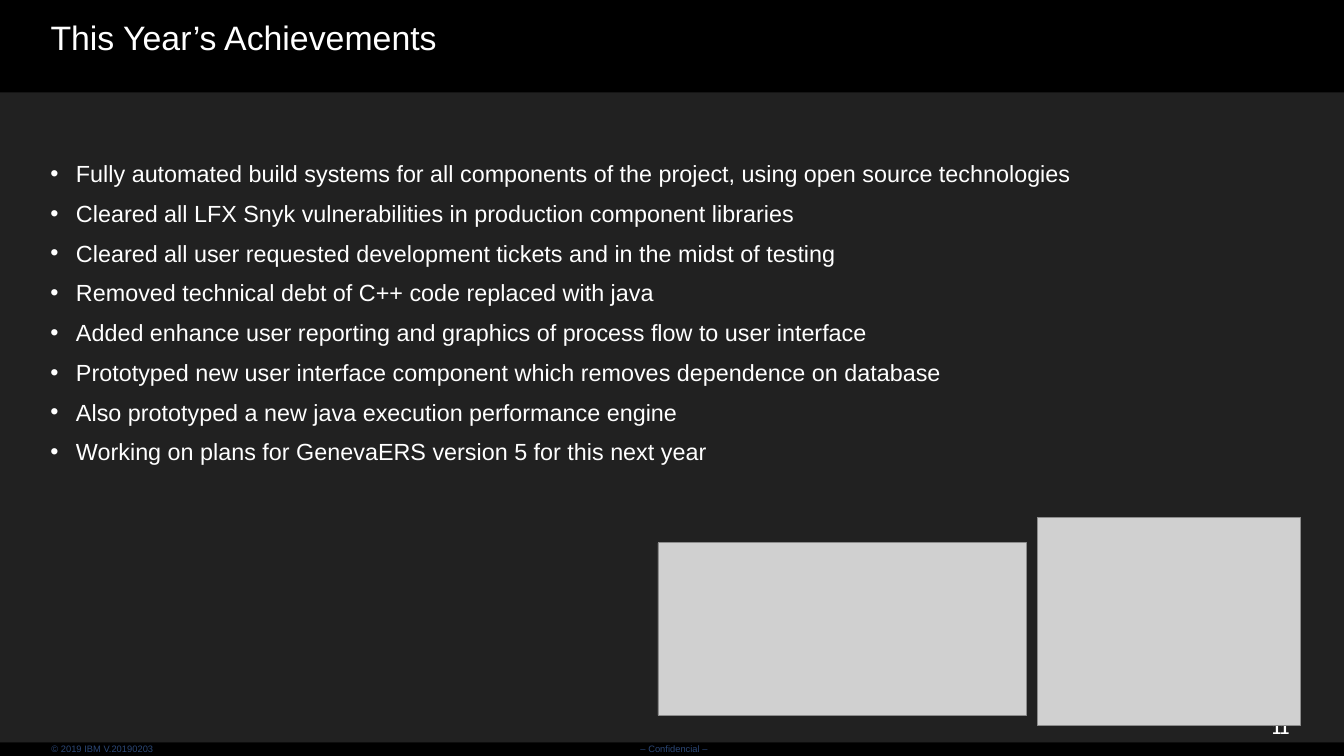
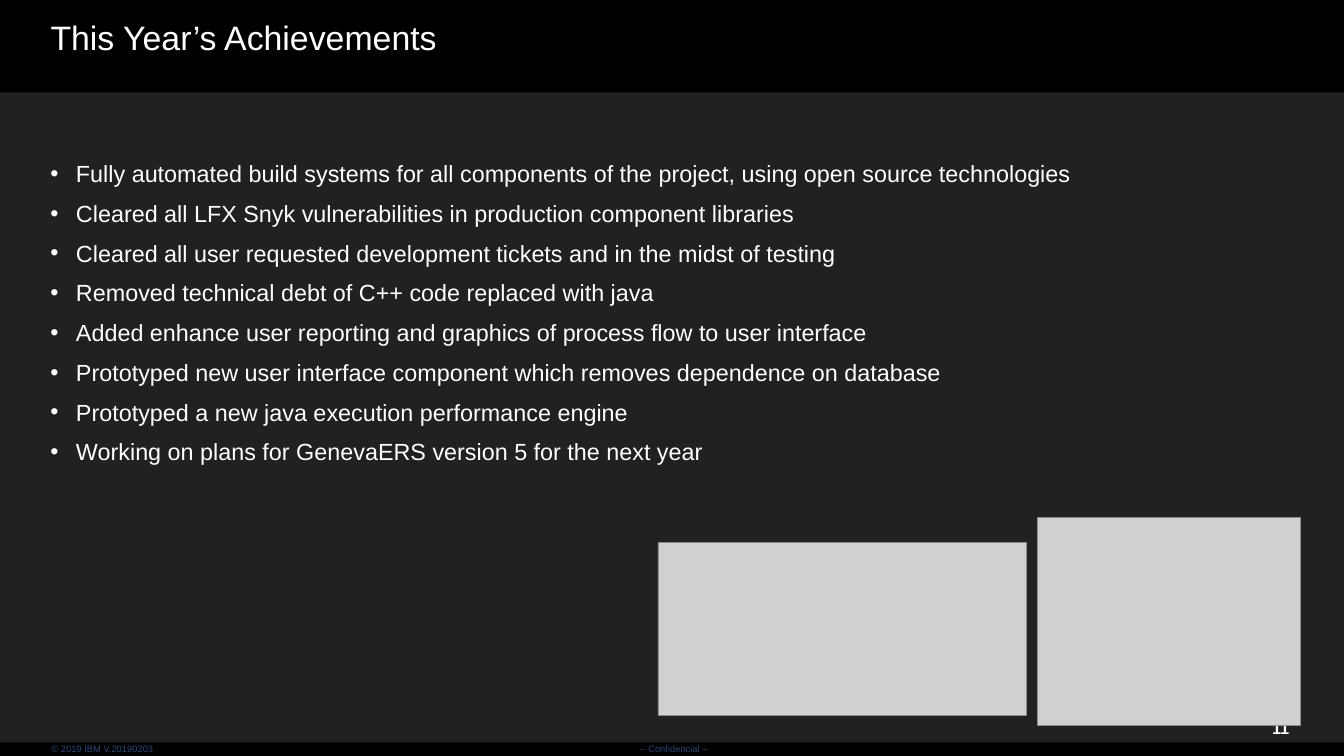
Before and after one commit to genevaers/Community, a slide deck: slide 5 of Annual-Reviews/Java GenevaERS October 2025.pptx. Drawn at 1344x756 pixels with LibreOffice and Linux fonts; fonts in the diff are those of the drawing; grey boxes stand for pictures; background and template pictures are left out. Boxes give left, top, right and bottom in pixels: in the first picture for what was removed or moved away, otherwise in the second. Text is boxed around its words. In the diff, an @@ line names an element or a change of style, - is before the commit and + after.

```diff
--- a/Annual-Reviews/Java GenevaERS October 2025.pptx
+++ b/Annual-Reviews/Java GenevaERS October 2025.pptx
@@ text at (76,404,702,465): text changed @@
-• Also prototyped a new java execution performance engine
-• Working on plans for GenevaERS version 5 for this next year
+• Prototyped a new java execution performance engine
+• Working on plans for GenevaERS version 5 for the next year
```
Also in this commit, not shown: 1 other slide changed.
